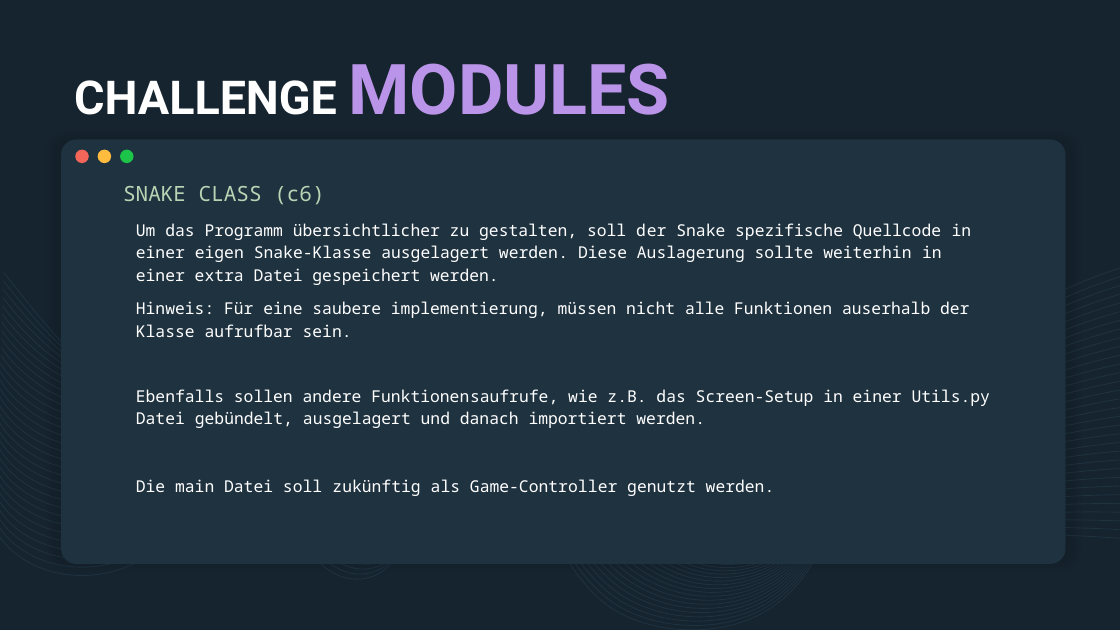
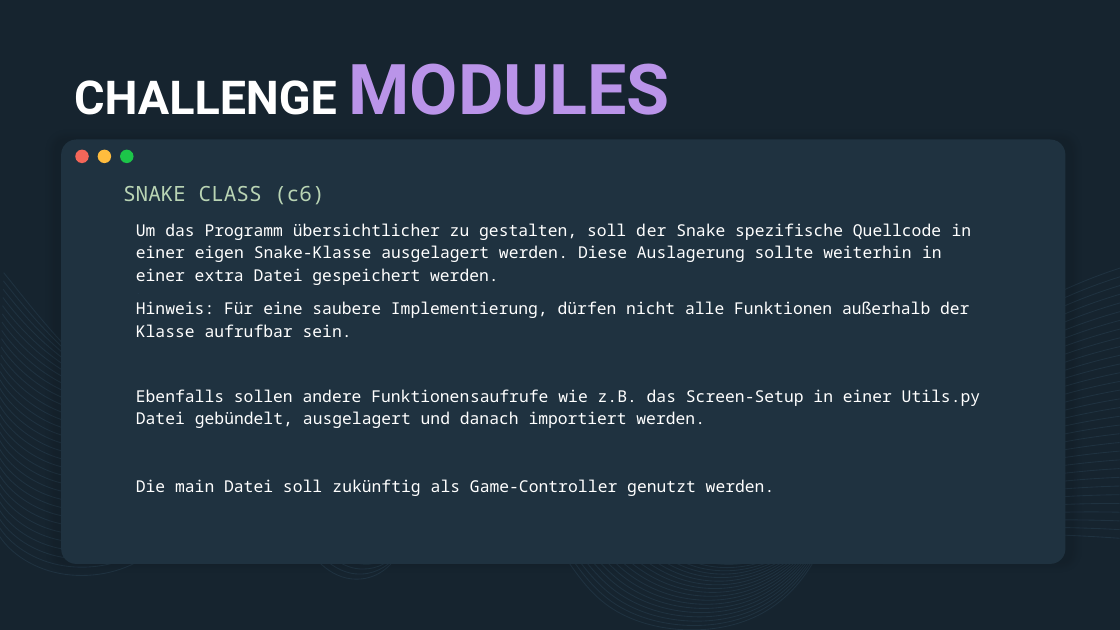
Before and after one commit to derech1e/python-beginner-course, a slide deck: slide 3 of 008/lesson_8.pptx. Drawn at 1120x630 pixels with LibreOffice and Linux fonts; fonts in the diff are those of the drawing. Boxes give left, top, right and bottom in pixels: in the first picture for what was removed or moved away, otherwise in the second. Text is boxed around its words. In the diff, an @@ line names an element or a change of style, - is before the commit and + after.

```diff
--- a/008/lesson_8.pptx
+++ b/008/lesson_8.pptx
@@ text at (136,223,980,428): text changed @@
-Um das Programm übersichtlicher zu gestalten, soll der Snake spezifische Quellcode in einer eigen Snake-Klasse ausgelagert werden. Diese Auslagerung sollte weiterhin in einer extra Datei gespeichert werden.
-.
-Hinweis: Für eine saubere implementierung, müssen nicht alle Funktionen auserhalb der Klasse aufrufbar sein.
-Ebenfalls sollen andere Funktionensaufrufe, wie z.B. das Screen-Setup in einer Utils.py Datei gebündelt, ausgelagert und danach importiert werden.
+Um das Programm übersichtlicher zu gestalten, soll der Snake spezifische Quellcode in einer eigen Snake-Klasse ausgelagert werden. Diese Auslagerung sollte weiterhin in einer extra Datei gespeichert werden.
+.
+Hinweis: Für eine saubere Implementierung, dürfen nicht alle Funktionen außerhalb der Klasse aufrufbar sein.
+Ebenfalls sollen andere Funktionensaufrufe wie z.B. das Screen-Setup in einer Utils.py Datei gebündelt, ausgelagert und danach importiert werden.
```
Also in this commit, not shown: 5 other slides changed, 21 other files.
